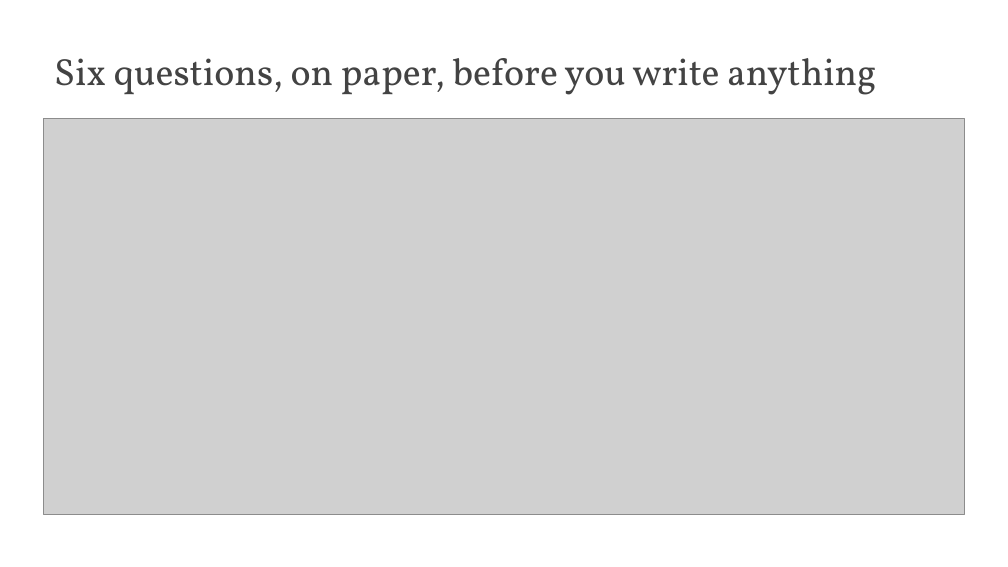
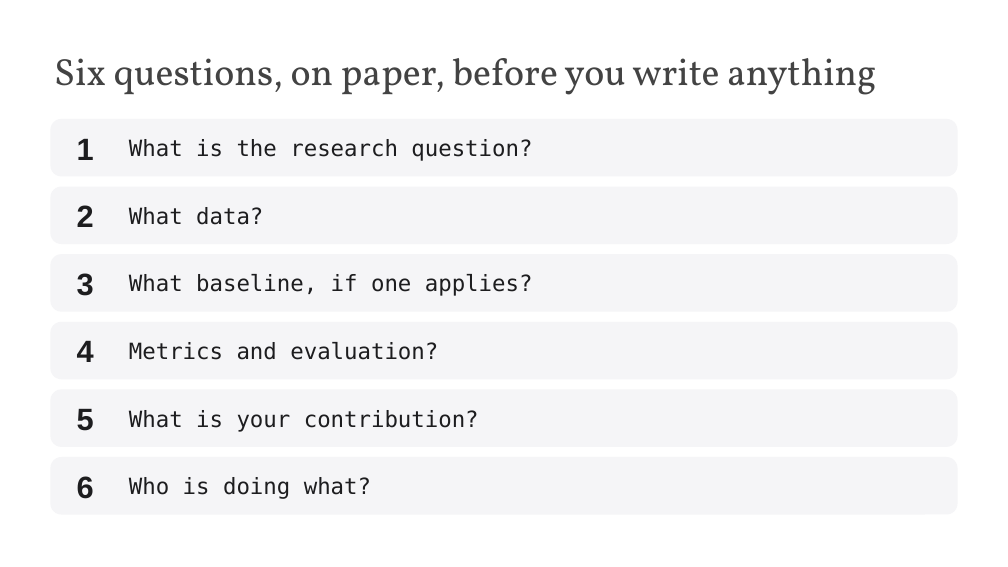
Before and after one commit to edavalosanaya/CSCI3495_NLP_LLMs_Student, a slide deck: slide 12 of weeks/week-07/class-02/lecture/slides.pptx. Drawn at 1008x567 pixels with LibreOffice and Linux fonts; fonts in the diff are those of the drawing; grey boxes stand for pictures; background and template pictures are left out. Boxes give left, top, right and bottom in pixels: in the first picture for what was removed or moved away, otherwise in the second. Text is boxed around its words. In the diff, an @@ line names an element or a change of style, - is before the commit and + after.

```diff
--- a/weeks/week-07/class-02/lecture/slides.pptx
+++ b/weeks/week-07/class-02/lecture/slides.pptx
@@ picture removed at box(43, 119, 965, 514) @@
@@ rounded rectangle added at box(50, 119, 958, 176), fill #F5F5F7 @@
@@ text added at box(77, 138, 94, 160), 22 pt, text #1D1D1F, bold @@
+1
@@ text added at box(129, 139, 532, 161), 16 pt, text #1D1D1F @@
+What is the research question?
@@ rounded rectangle added at box(50, 186, 958, 244), fill #F5F5F7 @@
@@ text added at box(77, 205, 94, 227), 22 pt, text #1D1D1F, bold @@
+2
@@ text added at box(129, 207, 263, 225), 16 pt, text #1D1D1F @@
+What data?
@@ rounded rectangle added at box(50, 254, 958, 311), fill #F5F5F7 @@
@@ text added at box(77, 273, 94, 296), 22 pt, text #1D1D1F, bold @@
+3
@@ text added at box(129, 274, 533, 296), 16 pt, text #1D1D1F @@
+What baseline, if one applies?
@@ rounded rectangle added at box(50, 322, 958, 379), fill #F5F5F7 @@
@@ text added at box(77, 340, 94, 362), 22 pt, text #1D1D1F, bold @@
+4
@@ text added at box(129, 342, 438, 360), 16 pt, text #1D1D1F @@
+Metrics and evaluation?
@@ rounded rectangle added at box(50, 389, 958, 447), fill #F5F5F7 @@
@@ text added at box(77, 408, 94, 431), 22 pt, text #1D1D1F, bold @@
+5
@@ text added at box(129, 410, 479, 432), 16 pt, text #1D1D1F @@
+What is your contribution?
@@ rounded rectangle added at box(50, 457, 958, 514), fill #F5F5F7 @@
@@ text added at box(77, 476, 94, 499), 22 pt, text #1D1D1F, bold @@
+6
@@ text added at box(129, 477, 371, 499), 16 pt, text #1D1D1F @@
+Who is doing what?
```
Also in this commit, not shown: 8 other slides changed, 19 other files.
